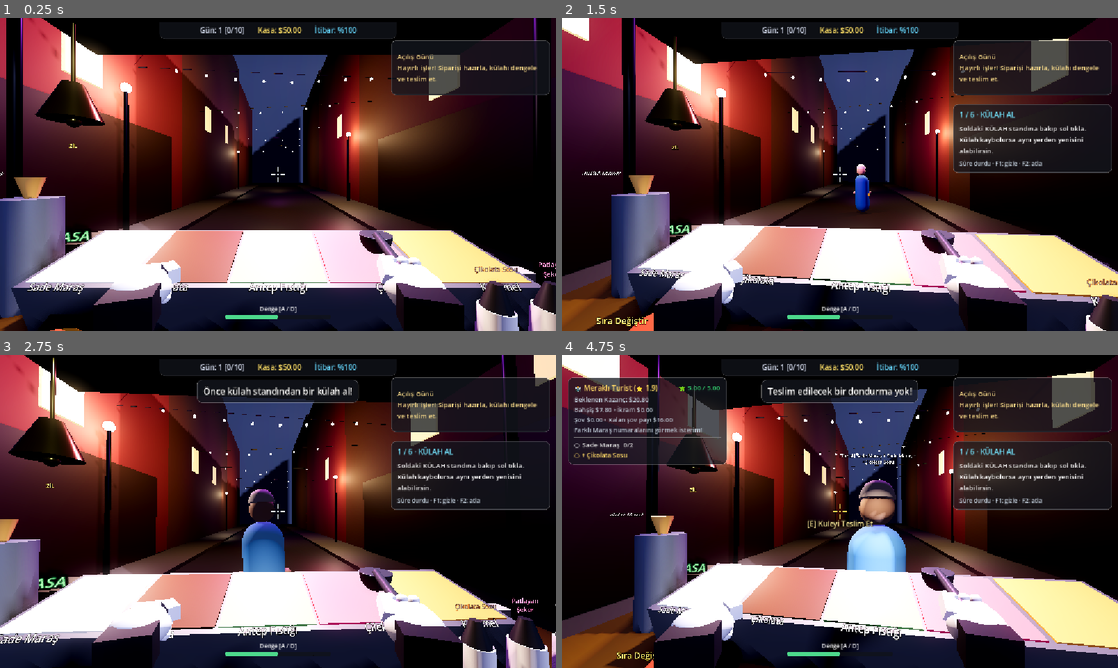
Above: before the commit, frames 1-4 (two rows, left to right).
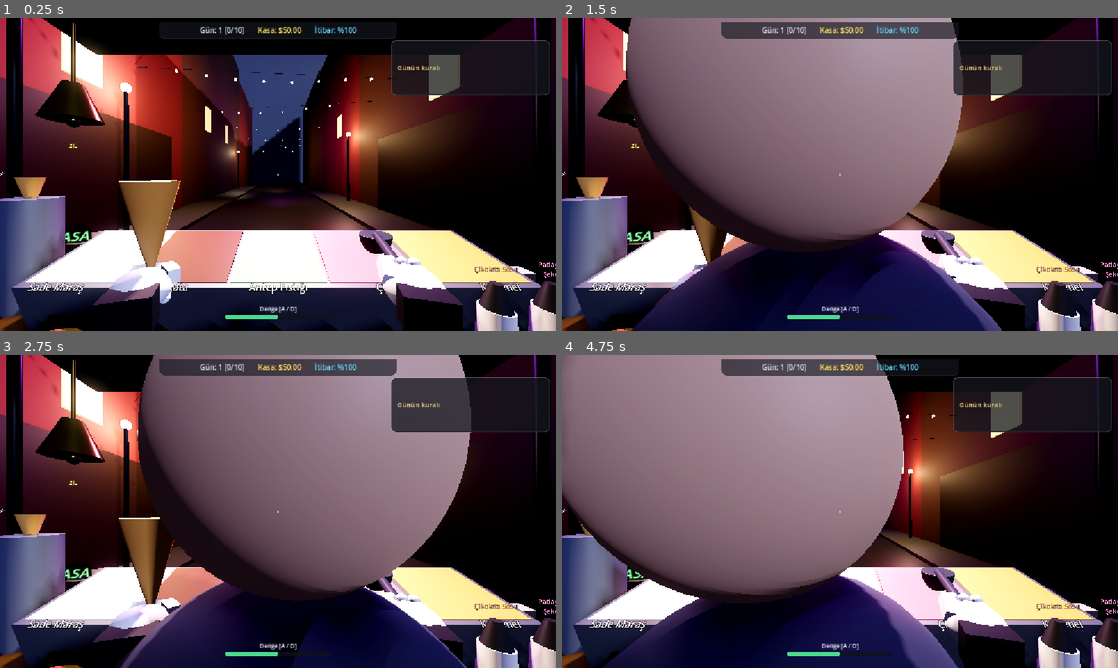
Above: after the commit, the same moments.

Repository: atalhatulu/maras-cream
Game: Godot game, scene res://scenes/main/main.tscn
Same seed, same stepped clock (60 frames per second), same inputs: the game is played once before the commit and once after it.
Inputs (mouse positions are in pixels of both pictures, inside the frame that each line leads up to):
- Up to frame 1 (0.25 s): no input
- Up to frame 2 (1.5 s): move the mouse to (867, 174) at 0.52 s; hold D (balance_right) 0.53-1.28 s; hold F (flip_cone) 0.53-1.28 s; click (867, 174) at 0.67 s; move the mouse to (812, 174) at 1.27 s; hold A (balance_left) from 1.28 s (still down); click (812, 174) at 1.35 s
- Up to frame 3 (2.75 s): move the mouse to (289, 505) at 2.02 s; release A (balance_left) at 2.03 s; hold D (balance_right) from 2.03 s (still down); hold Right mouse button (secondary_interact) from 2.03 s (still down)
- Up to frame 4 (4.75 s): move the mouse to (834, 517) at 2.77 s; release Right mouse button (secondary_interact) at 2.78 s; tap R (spin_cone) at 2.85 s; click (834, 517) at 2.92 s; move the mouse to (878, 514) at 3.52 s; release D (balance_right) at 3.53 s; hold A (balance_left) from 3.53 s (still down); tap Q at 3.6 s; move the mouse to (795, 508) at 4.27 s; tap E at 4.35 s

The runs differ from the first frame. In frame 1, 2.8% of the frame differs, in the area x 16-97%, y 11-100%; in frame 2, 70%; in frame 3, 65%; in frame 4, 77%, in the area x 0-100%, y 0-100%.
Error after the commit: Parse Error: Could not parse global class "LeftHandController" from "res://scripts/player/left_hand.gd". (res://scripts/core/tutorial.gd:58)

Commit message:
Bundle left-hand cone grip, wrist counterbalance and tower weight compression

Diff:
--- a/scripts/player/left_hand.gd
+++ b/scripts/player/left_hand.gd
@@ -25,6 +25,9 @@
 @export var scoop_spring_damping: float = 9.0
 
 @onready var cone_pivot: Node3D = $ConePivot
+@onready var grip_fingers: Node3D = $ArmRig/WristRig/PalmMesh/FingersMesh
+@onready var grip_thumb: Node3D = $ArmRig/WristRig/PalmMesh/ThumbMesh
+@onready var wrist_rig: Node3D = $ArmRig/WristRig
 @onready var cone_mesh: Node3D = $ConePivot/ConePlaceholder
 @onready var scoop_container: Node3D = $ConePivot/ScoopContainer
 @onready var stack_marker: Marker3D = $ConePivot/ConeStackMarker
@@ -42,6 +45,9 @@
 var _is_transferring: bool = false
 var is_reaching_cone: bool = false
 var _base_local_pos: Vector3
+var _grip_amount: float = 0.0
+var _wrist_response: float = 0.0
+var _base_wrist_rotation: Vector3
 
 # Her top için bağımsız yay ofsetleri ve zincir açıları
 var _scoop_offsets: Array[Vector3] = []
@@ -68,6 +74,7 @@
 
 func _ready() -> void:
 	_base_local_pos = position
+	_base_wrist_rotation = wrist_rig.rotation
 	cone_pivot.visible = false
 	EventBus.place_on_cone_attempted.connect(_on_place_on_cone_attempted)
 	EventBus.cone_dispenser_interacted.connect(_on_cone_dispenser_interacted)
@@ -96,11 +103,30 @@
 	if has_cone():
 		_simulate_scoops_secondary_motion(safe_delta)
 		_update_visual_tilt(safe_delta)
+	_update_hand_grip(safe_delta)
 	else:
 		current_angle_deg = 0.0
 		angular_velocity = 0.0
 		_current_input_torque = 0.0
 		EventBus.cone_balance_updated.emit(0.0, 0.0)
+
+func _update_hand_grip(delta: float) -> void:
+	# The glove closes around the cone and tightens under a taller stack.
+	var target_grip: float = 0.0
+	if has_cone():
+		target_grip = clampf(0.35 + float(stacked_flavors.size()) * 0.075, 0.0, 1.0)
+	_grip_amount = lerpf(_grip_amount, target_grip, 1.0 - exp(-11.0 * delta))
+	if grip_fingers:
+		grip_fingers.rotation.x = deg_to_rad(_grip_amount * 18.0)
+	if grip_thumb:
+		grip_thumb.rotation.y = deg_to_rad(_grip_amount * 14.0)
+	# A small wrist counter-rotation conveys weight without affecting balance physics.
+	var target_response: float = 0.0
+	if has_cone() and not is_flipping and not is_spinning:
+		target_response = clampf(-current_angle_deg * 0.16 - angular_velocity * 0.045, -10.0, 10.0)
+	_wrist_response = lerpf(_wrist_response, target_response, 1.0 - exp(-9.0 * delta))
+	if wrist_rig:
+		wrist_rig.rotation = _base_wrist_rotation + Vector3(0.0, 0.0, deg_to_rad(_wrist_response))
 
 func _physics_process(delta: float) -> void:
 	if has_cone():
@@ -223,6 +249,9 @@
 	if not _is_disposing:
 		cone_pivot.position.x = sin(_physics_time * 43.0) * shake_amplitude
 		cone_pivot.position.z = -0.05 + cos(_physics_time * 37.0) * shake_amplitude
+		# Subtle visual load compression; does not change the physical tilt threshold.
+		var load_scale: float = 1.0 - minf(float(scoop_count) * 0.006, 0.06)
+		cone_pivot.scale.y = lerpf(cone_pivot.scale.y, load_scale, 1.0 - exp(-7.0 * delta))
 
 	var children = scoop_container.get_children()
 	var base_y = stack_marker.position.y if stack_marker else 0.14
